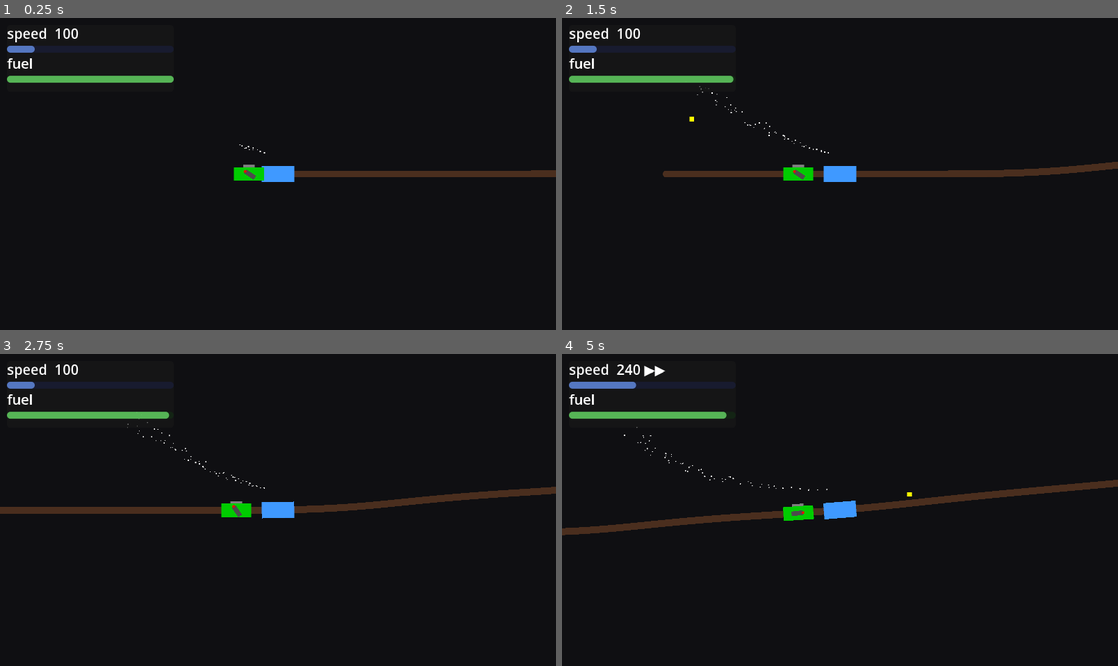
Above: before the commit, frames 1-4 (two rows, left to right).
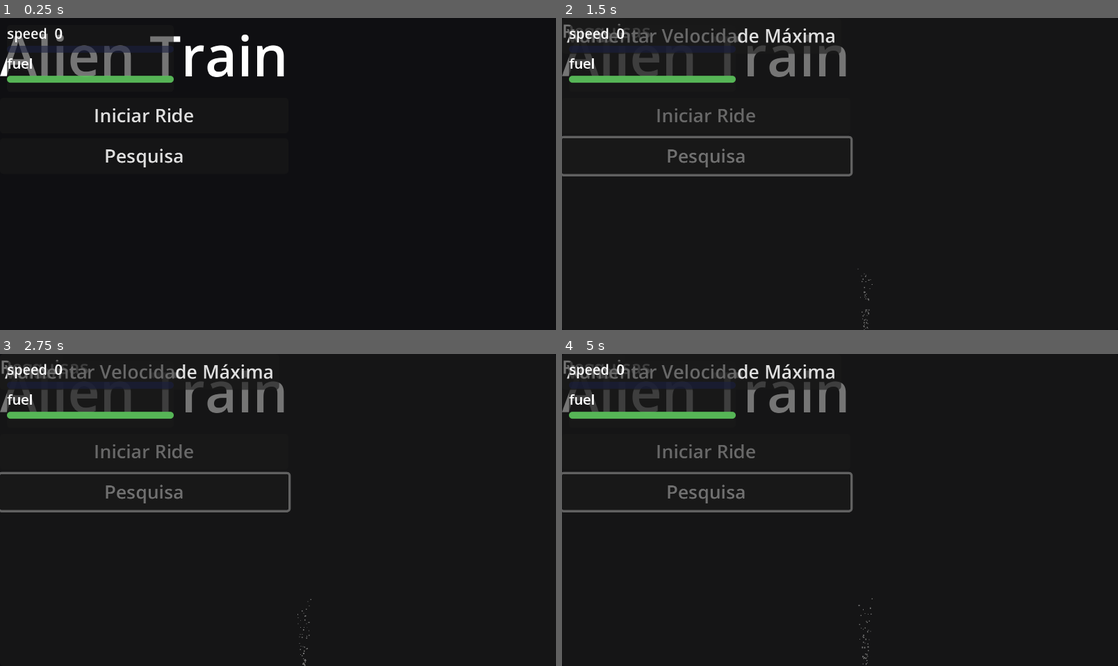
Above: after the commit, the same moments.

Repository: fabiorizzomatos/alientrain
Game: Godot game, scene res://scenes/Main.tscn
Same seed, same stepped clock (60 frames per second), same inputs: the game is played once before the commit and once after it.
Inputs (mouse positions are in pixels of both pictures, inside the frame that each line leads up to):
- Up to frame 1 (0.25 s): no input
- Up to frame 2 (1.5 s): click (706, 155) at 0.5 s, where only the run after the commit has a clickable "Pesquisa"; click (595, 36) at 1.25 s, where only the run after the commit has a clickable "Voltar"
- Up to frame 3 (2.75 s): click (139, 372) at 2 s, where only the run after the commit has a clickable "Aumentar Velocidade Máxima"
- Up to frame 4 (5 s): click (706, 450) at 2.75 s, where only the run after the commit has a clickable "Iniciar Ride"; click (706, 450) at 3.5 s, where only the run after the commit has a clickable "Iniciar Ride"; move the mouse to (962, 494) at 4.27 s; hold Right (ui_right) from 4.28 s (still down); click (962, 494) at 4.35 s; tap Space at 4.52, 4.55, 4.82 s

The runs differ from the first frame. In frame 1, 4.5% of the frame differs, in the area x 0-100%, y 3-53%; in frame 2, 6.1%; in frame 3, 6.5%; in frame 4, 7.1%, in the area x 0-100%, y 1-100%.
Error after the commit: Cannot call method 'connect' on a null value. (res://scripts/Research.gd:6)

Commit message:
Add main menu and research functionality
- Created Menu and Research scenes with respective UI elements.
- Implemented Menu script to handle scene transitions and button actions.
- Added Research script to manage research selections and signal emissions.
- Updated TrainController to integrate the main menu and research features, including speed upgrades.

Diff:
--- /dev/null
+++ b/scenes/Menu.tscn
@@ -0,0 +1,41 @@
+[gd_scene load_steps=2 format=3]
+
+[ext_resource type="Script" path="res://scripts/Menu.gd" id="1"]
+
+[node name="Menu" type="Control"]
+layout_mode = 3
+anchors_preset = 15
+anchor_right = 1.0
+anchor_bottom = 1.0
+script = ExtResource("1")
+
+[node name="ColorRect" type="ColorRect" parent="."]
+layout_mode = 1
+anchors_preset = 15
+anchor_right = 1.0
+anchor_bottom = 1.0
+color = Color(0, 0, 0, 0.8)
+mouse_filter = 2
+
+[node name="CenterContainer" type="CenterContainer" parent="."]
+layout_mode = 1
+anchors_preset = 15
+anchor_right = 1.0
+anchor_bottom = 1.0
+
+[node name="VBoxContainer" type="VBoxContainer" parent="CenterContainer"]
+layout_mode = 2
+alignment = 1
+
+[node name="Title" type="Label" parent="CenterContainer/VBoxContainer"]
+layout_mode = 2
+text = "Alien Train"
+horizontal_alignment = 1
+
+[node name="StartButton" type="Button" parent="CenterContainer/VBoxContainer"]
+layout_mode = 2
+text = "Iniciar Ride"
+
+[node name="ResearchButton" type="Button" parent="CenterContainer/VBoxContainer"]
+layout_mode = 2
+text = "Pesquisa"
--- /dev/null
+++ b/scenes/Research.tscn
@@ -0,0 +1,32 @@
+[gd_scene load_steps=2 format=3]
+
+[ext_resource type="Script" path="res://scripts/Research.gd" id="1"]
+
+[node name="Research" type="Panel"]
+anchors_preset = 15
+anchor_right = 1.0
+anchor_bottom = 1.0
+script = ExtResource("1")
+
+[node name="CenterContainer" type="CenterContainer" parent="."]
+layout_mode = 1
+anchors_preset = 15
+anchor_right = 1.0
+anchor_bottom = 1.0
+grow_horizontal = 2
+grow_vertical = 2
+
+[node name="VBoxContainer" type="VBoxContainer" parent="CenterContainer"]
+layout_mode = 2
+
+[node name="BackButton" type="Button" parent="VBoxContainer"]
+layout_mode = 2
+text = "Voltar"
+
+[node name="ResearchLabel" type="Label" parent="VBoxContainer"]
+layout_mode = 2
+text = "Pesquisas"
+
+[node name="SpeedResearch" type="Button" parent="VBoxContainer"]
+layout_mode = 2
+text = "Aumentar Velocidade Máxima"
--- /dev/null
+++ b/scripts/Menu.gd
@@ -0,0 +1,19 @@
+extends Control
+
+func _ready():
+	$CenterContainer/VBoxContainer/StartButton.connect("pressed", Callable(self, "_on_start_pressed"))
+	$CenterContainer/VBoxContainer/ResearchButton.connect("pressed", Callable(self, "_on_research_pressed"))
+
+func _on_start_pressed():
+	get_tree().change_scene_to_file("res://scenes/Main.tscn")
+
+func _on_research_pressed():
+	var research_scene = load("res://scenes/Research.tscn")
+	var research = research_scene.instantiate()
+	add_child(research)
+	research.connect("research_selected", Callable(self, "_on_research_selected"))
+
+func _on_research_selected(research_type: String):
+	if research_type == "speed":
+		# Aplicar globalmente ou salvar
+		print("Pesquisa de velocidade aplicada")
--- /dev/null
+++ b/scripts/Research.gd
@@ -0,0 +1,11 @@
+extends Panel
+
+signal research_selected(research_type: String)
+
+func _ready():
+	$VBoxContainer/BackButton.connect("pressed", Callable(self, "queue_free"))
+	$VBoxContainer/SpeedResearch.connect("pressed", Callable(self, "_on_speed_research"))
+
+func _on_speed_research():
+	emit_signal("research_selected", "speed")
+	# Aqui pode adicionar lógica para custo, etc.
--- a/scripts/TrainController.gd
+++ b/scripts/TrainController.gd
@@ -16,6 +16,8 @@
 var out_of_fuel: bool = false
 var enemy_level: float = 0.0
 var spawn_timer: Timer
+var menu_canvas: CanvasLayer
+var research_panel: Panel
 
 func _ready() -> void:
 	var track := get_node("../Track")
@@ -30,19 +32,18 @@
 	L = max(1.0, path.curve.get_baked_length())
 	if track.has_signal("curve_updated"):
 		track.connect("curve_updated", Callable(self, "_on_curve_updated"))
-	set_physics_process(true)
-	set_process(true)  # Para atualizar o canhão
+	# Não iniciar physics e spawn ainda
+	set_physics_process(false)
+	set_process(false)
 	spawn_timer = Timer.new()
 	add_child(spawn_timer)
-	spawn_timer.wait_time = 3.0  # Spawn a cada 3 segundos
+	spawn_timer.wait_time = 3.0
 	spawn_timer.connect("timeout", Callable(self, "_spawn_enemy"))
-	spawn_timer.start()
 	# Aumentar tamanho da janela
 	get_window().size = Vector2(1600, 900)
 	# Mudar cursor do mouse para crosshair maior
 	var img = Image.create(32, 32, false, Image.FORMAT_RGBA8)
-	img.fill(Color(0, 0, 0, 0))  # Transparente
-	# Desenhar cruz preta
+	img.fill(Color(0, 0, 0, 0))
 	for i in range(32):
 		img.set_pixel(i, 15, Color.BLACK)
 		img.set_pixel(i, 16, Color.BLACK)
@@ -50,26 +51,34 @@
 		img.set_pixel(16, i, Color.BLACK)
 	var tex = ImageTexture.create_from_image(img)
 	Input.set_custom_mouse_cursor(tex)
-	# Adicionar ação para atirar
+	# Criar menu inicial
+	_create_main_menu()
+	# Conecta reinício do HUD
+	var hud := get_node_or_null("../HUD")
+	if hud and hud.has_signal("restart_pressed"):
+		hud.connect("restart_pressed", Callable(self, "_on_restart"))
+	if not InputMap.has_action("restart_ride"):
+		InputMap.add_action("restart_ride")
+		var ev := InputEventKey.new(); ev.keycode = KEY_R; InputMap.action_add_event("restart_ride", ev)
+	# Mapear ação de tiro
 	if not InputMap.has_action("shoot"):
 		InputMap.add_action("shoot")
-		var ev = InputEventMouseButton.new()
-		ev.button_index = MOUSE_BUTTON_LEFT
-		InputMap.action_add_event("shoot", ev)
+		var mb := InputEventMouseButton.new(); mb.button_index = MOUSE_BUTTON_LEFT; mb.pressed = true; InputMap.action_add_event("shoot", mb)
+		var sp := InputEventKey.new(); sp.keycode = KEY_SPACE; InputMap.action_add_event("shoot", sp)
 
 func _physics_process(delta: float) -> void:
 	if L <= 1.0:
 		return
-	var accel := 0.0
+	# Aceleração por input
+	var accel: float = 0.0
 	if Input.is_action_pressed("ui_right"):
 		accel += 1.0
 	if Input.is_action_pressed("ui_left"):
 		accel -= 1.0
 	speed = clamp(speed + accel * 200.0 * delta, 0.0, max_speed)
-	enemy_level = min(1.0, loco.progress / 5000.0)  # Upgrade level baseado na distância
-
-	# Consumir combustível por distância real percorrida
-	var step := speed * delta
+
+	# Consumo de combustível proporcional à velocidade
+	var step: float = speed * delta
 	if fuel > 0.0 and step > 0.0:
 		var speed_ratio := speed / max_speed
 		var mult := 1.0 + fuel_speed_factor * speed_ratio * speed_ratio
@@ -79,69 +88,44 @@
 			needed = fuel
 		fuel -= needed
 	else:
-		# sem combustível: desacelera até parar
 		step = 0.0
 		speed = max(0.0, speed - 60.0 * delta)
 		if fuel <= 0.0 and not out_of_fuel:
 			out_of_fuel = true
-			var hud := get_node_or_null("../HUD")
-			if hud and hud.has_method("show_end_dialog"):
-				hud.show_end_dialog()
-
-	# Pedir mais trilhos à frente (com previsão)
+			var hud_end := get_node_or_null("../HUD")
+			if hud_end and hud_end.has_method("show_end_dialog"):
+				hud_end.show_end_dialog()
+
+	# Estender trilho à frente
 	var track_node := get_node("../Track")
 	if track_node and track_node.has_method("ensure_length"):
-		var predict := loco.progress + step + lookahead
+		var predict: float = loco.progress + step + lookahead
 		track_node.ensure_length(predict)
-	# Avançar no trilho (sem loop)
+
+	# Avançar
 	loco.loop = false
 	L = max(L, path.curve.get_baked_length())
 	loco.progress = min(loco.progress + step, L - 1.0)
 
-	var p := loco.progress
+	# Posicionar vagões
+	var p: float = loco.progress
 	for i in cars.size():
 		p = max(0.0, p - spacing)
 		cars[i].progress = p
 
-		# Atualiza HUD se existir
-		var hud := get_node_or_null("../HUD")
-		if hud and hud.has_method("set_values"):
-			hud.call_deferred("set_values", speed, fuel, fuel_max)
-
-		# Camera follow simples
-		var cam := get_node_or_null("../Camera2D")
-		if cam and cam is Camera2D:
-			(cam as Camera2D).global_position = loco.global_position
-		# Tecla R para reiniciar quando sem combustível
-		if out_of_fuel and Input.is_action_just_pressed("restart_ride"):
-			reset_run()
-
-func _process(_delta: float) -> void:
-	if cars.size() > 0 and cars[0].has_node("Cannon"):
-		var cannon = cars[0].get_node("Cannon")
-		var barrel = cannon.get_node_or_null("Barrel")
-		if barrel:
-			var camera = get_viewport().get_camera_2d()
-			if camera:
-				var world_mouse = camera.get_global_mouse_position()
-				var cannon_pos = cannon.global_position
-				var angle = (world_mouse - cannon_pos).angle() - cannon.global_rotation
-				barrel.rotation = angle
-
-func _input(event: InputEvent) -> void:
-	if Input.is_action_just_pressed("shoot"):
-		_shoot()
-
-func _notification(what):
-	if what == NOTIFICATION_READY:
-		# Conecta reinício do HUD
-		var hud := get_node_or_null("../HUD")
-		if hud and hud.has_signal("restart_pressed"):
-			hud.connect("restart_pressed", Callable(self, "_on_restart"))
-		# Mapeia tecla R caso não exista
-		if not InputMap.has_action("restart_ride"):
-			InputMap.add_action("restart_ride")
-			var ev := InputEventKey.new(); ev.keycode = KEY_R; InputMap.action_add_event("restart_ride", ev)
+	# HUD
+	var hud := get_node_or_null("../HUD")
+	if hud and hud.has_method("set_values"):
+		hud.call_deferred("set_values", speed, fuel, fuel_max)
+
+	# Câmera segue
+	var cam := get_node_or_null("../Camera2D")
+	if cam and cam is Camera2D:
+		(cam as Camera2D).global_position = loco.global_position
+
+	# Reiniciar com R quando sem combustível
+	if out_of_fuel and Input.is_action_just_pressed("restart_ride"):
+		reset_run()
 
 func _on_curve_updated(total_length: float) -> void:
 	L = max(1.0, total_length)
@@ -255,6 +239,17 @@
 		area.collision_layer = 1  # Trem
 		area.collision_mask = 2    # Inimigos
 
+func _process(_delta: float) -> void:
+	# Mirar canhão no cursor e disparar
+	if cars.size() > 0 and cars[0].has_node("Cannon"):
+		var cannon: Node2D = cars[0].get_node("Cannon")
+		var barrel: Node2D = cannon.get_node_or_null("Barrel")
+		if barrel:
+			var mouse_world: Vector2 = cannon.get_global_mouse_position()
+			barrel.global_rotation = (mouse_world - cannon.global_position).angle()
+		if Input.is_action_just_pressed("shoot"):
+			_shoot()
+
 func _spawn_enemy() -> void:
 	var enemy_scene = load("res://scenes/Enemy.tscn")  # Assumindo que a cena existe
 	if enemy_scene:
@@ -266,8 +261,57 @@
 		enemy.connect("enemy_collided", Callable(self, "_on_enemy_collided"))
 		get_parent().add_child(enemy)  # Adicionar ao root
 
+func _create_main_menu() -> void:
+	menu_canvas = CanvasLayer.new()
+	add_child(menu_canvas)
+	var bg = ColorRect.new()
+	bg.color = Color(0, 0, 0, 0.8)
+	bg.mouse_filter = Control.MOUSE_FILTER_IGNORE
+	menu_canvas.add_child(bg)
+	bg.set_anchors_preset(Control.PRESET_FULL_RECT)
+	var center = CenterContainer.new()
+	menu_canvas.add_child(center)
+	center.set_anchors_preset(Control.PRESET_FULL_RECT)
+	var vbox = VBoxContainer.new()
+	vbox.alignment = BoxContainer.ALIGNMENT_CENTER
+	center.add_child(vbox)
+	var title = Label.new()
+	title.text = "Alien Train"
+	title.horizontal_alignment = HORIZONTAL_ALIGNMENT_CENTER
+	title.add_theme_font_size_override("font_size", 48)
+	vbox.add_child(title)
+	var start_button = Button.new()
+	start_button.text = "Iniciar Ride"
+	start_button.connect("pressed", Callable(self, "_start_ride"))
+	vbox.add_child(start_button)
+	var research_button = Button.new()
+	research_button.text = "Pesquisa"
+	research_button.connect("pressed", Callable(self, "_show_research"))
+	vbox.add_child(research_button)
+
+func _start_ride() -> void:
+	menu_canvas.queue_free()
+	set_physics_process(true)
+	set_process(true)
+	spawn_timer.start()
+
+func _show_research() -> void:
+	if research_panel == null:
+		var research_scene = load("res://scenes/Research.tscn")
+		research_panel = research_scene.instantiate()
+		menu_canvas.add_child(research_panel)
+		research_panel.connect("research_selected", Callable(self, "_on_research_selected"))
+
+func _on_research_selected(research_type: String):
+	if research_type == "speed":
+		_research_speed()
+
+func _research_speed() -> void:
+	max_speed += 100.0
+	print("Velocidade máxima aumentada para ", max_speed)
+
 func _on_enemy_collided() -> void:
-	fuel = max(0.0, fuel - 10.0)  # Reduz combustível em 10 ao colidir com inimigo
+	fuel = max(0.0, fuel - 10.0)
 	if fuel <= 0.0 and not out_of_fuel:
 		out_of_fuel = true
 		var hud := get_node_or_null("../HUD")
